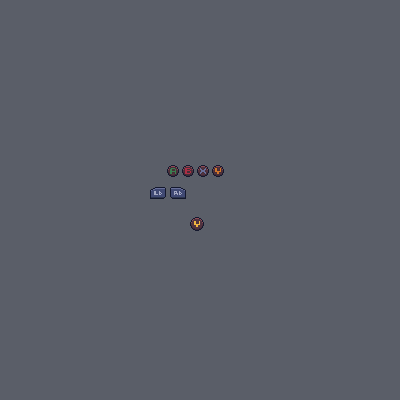
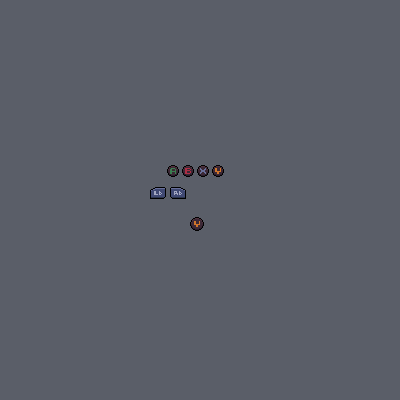
Layered file, before and after one edit (400 × 400). Changes by layer:
painted on "XboxA.png" over bbox(167, 165, 179, 177)
painted on "XboxB.png" over bbox(182, 165, 194, 177)
painted on "XboxX.png" over bbox(197, 165, 209, 177)
painted on "XboxY.png" over bbox(212, 165, 224, 177)
painted on "XboxLeftShoulder.png" over bbox(150, 187, 166, 199)
painted on "XboxRightShoulder.png" over bbox(170, 187, 186, 199)
painted on "XboxInteract.png" over bbox(190, 217, 204, 231)
